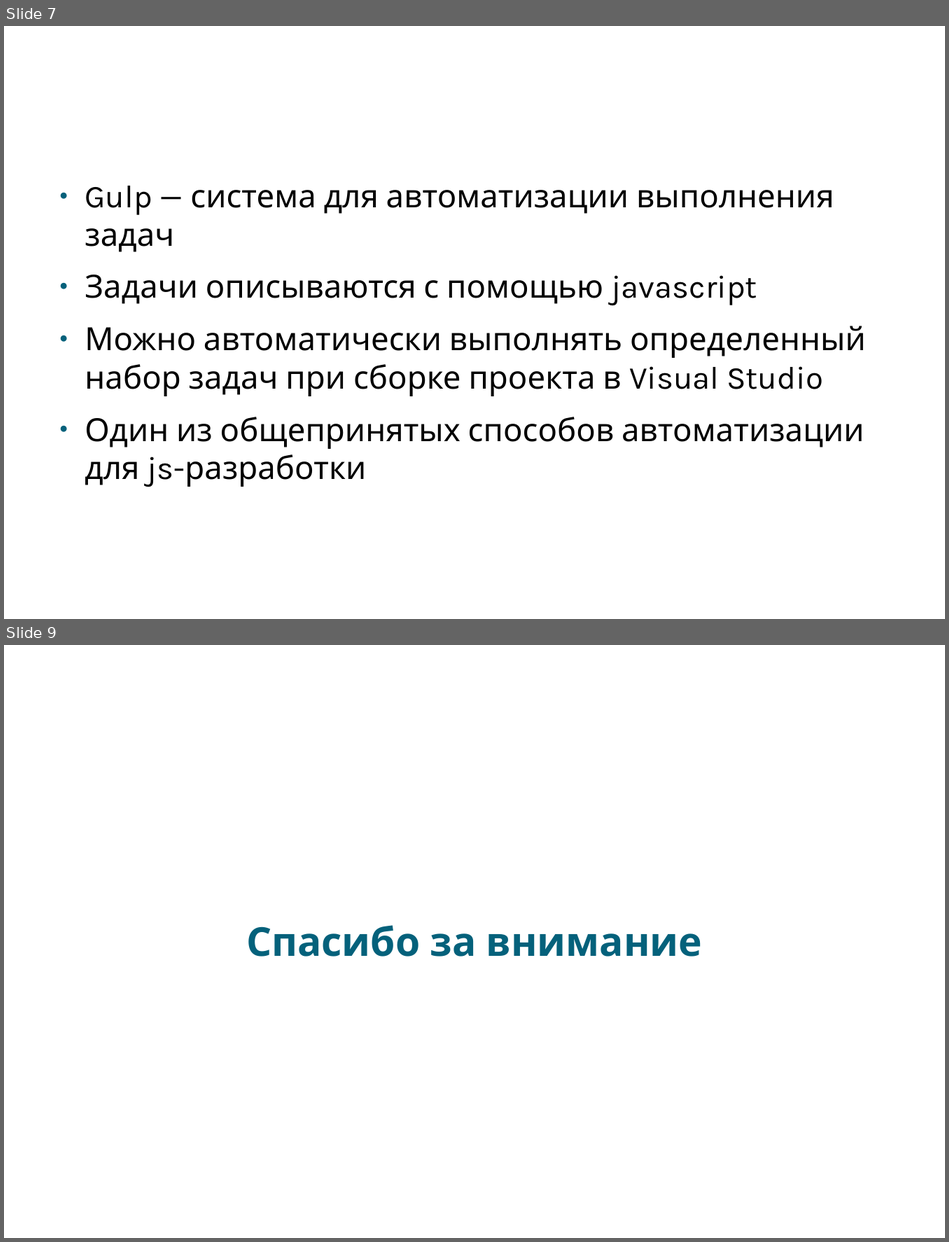
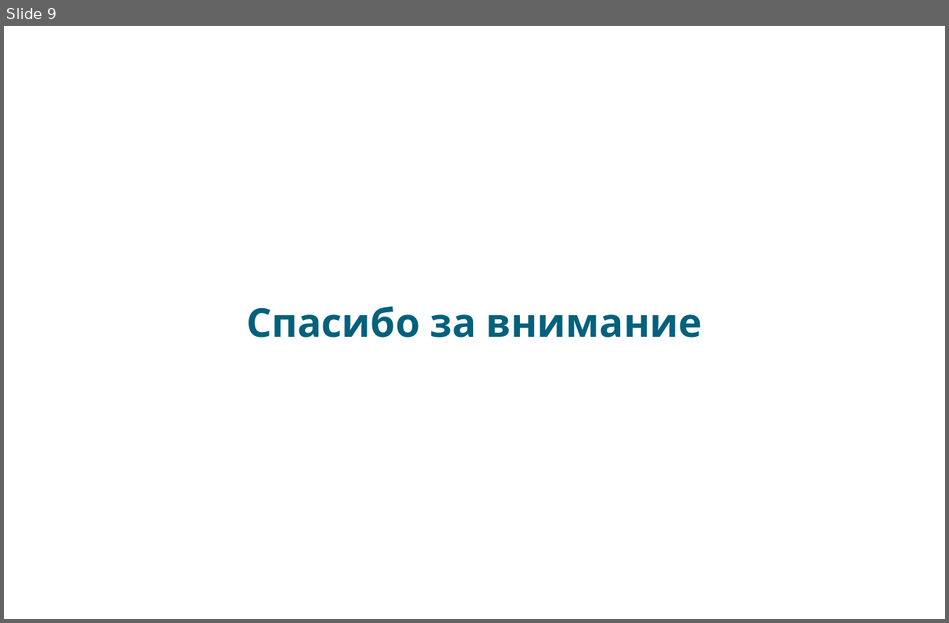
Before and after one commit to klimenkoAnna/DeveloperInstrumentalTools, a slide deck: docs/ETU DIT #1.pptx. Shown one above the other, each under a label of ours: slides 7 and 9 before the commit, slide 9 after it; the slides between them are not shown. The pictures are 949x1242 and 949x623 pixels, drawn with LibreOffice and Linux fonts; fonts in the diff are those of the drawing; background and template pictures are left out. Boxes give left, top, right and bottom in pixels: in the first picture for what was removed or moved away, otherwise in the second. Text is boxed around its words. In the diff, an @@ line names an element or a change of style, - is before the commit and + after.

```diff
--- a/docs/ETU DIT #1.pptx
+++ b/docs/ETU DIT #1.pptx
@@ slide 7 removed at bbox=[4, 26, 945, 619], background picture (left out) @@
@@ text removed at bbox=[52, 35, 898, 134] @@
-Visual Studio. Gulp
@@ text removed at bbox=[84, 186, 866, 487] @@
-● Gulp — система для автоматизации выполнения задач
-● Задачи описываются с помощью javascript
-● Можно автоматически выполнять определенный набор задач при сборке проекта в Visual Studio
-● Один из общепринятых способов автоматизации для js-разработки
```
Also in this commit, not shown: 6 slides changed, 2 slides added, 1 other slide removed.
